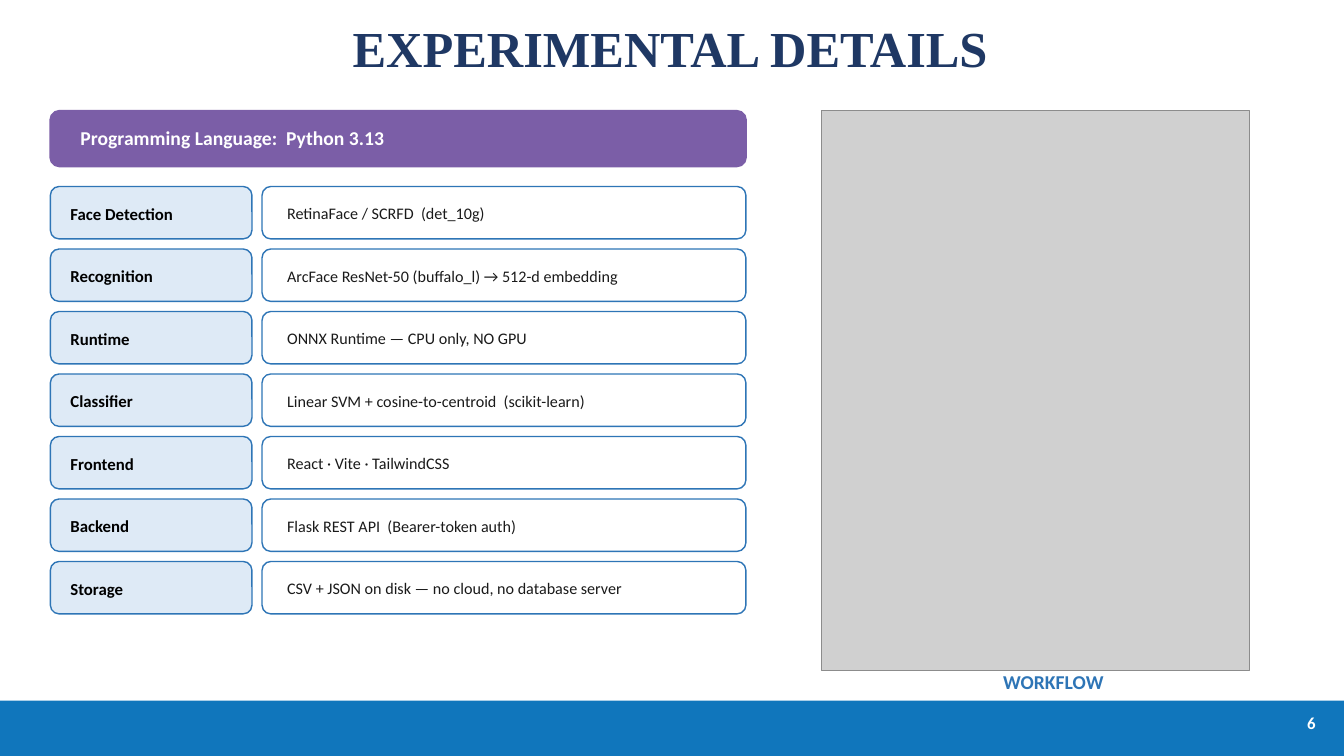
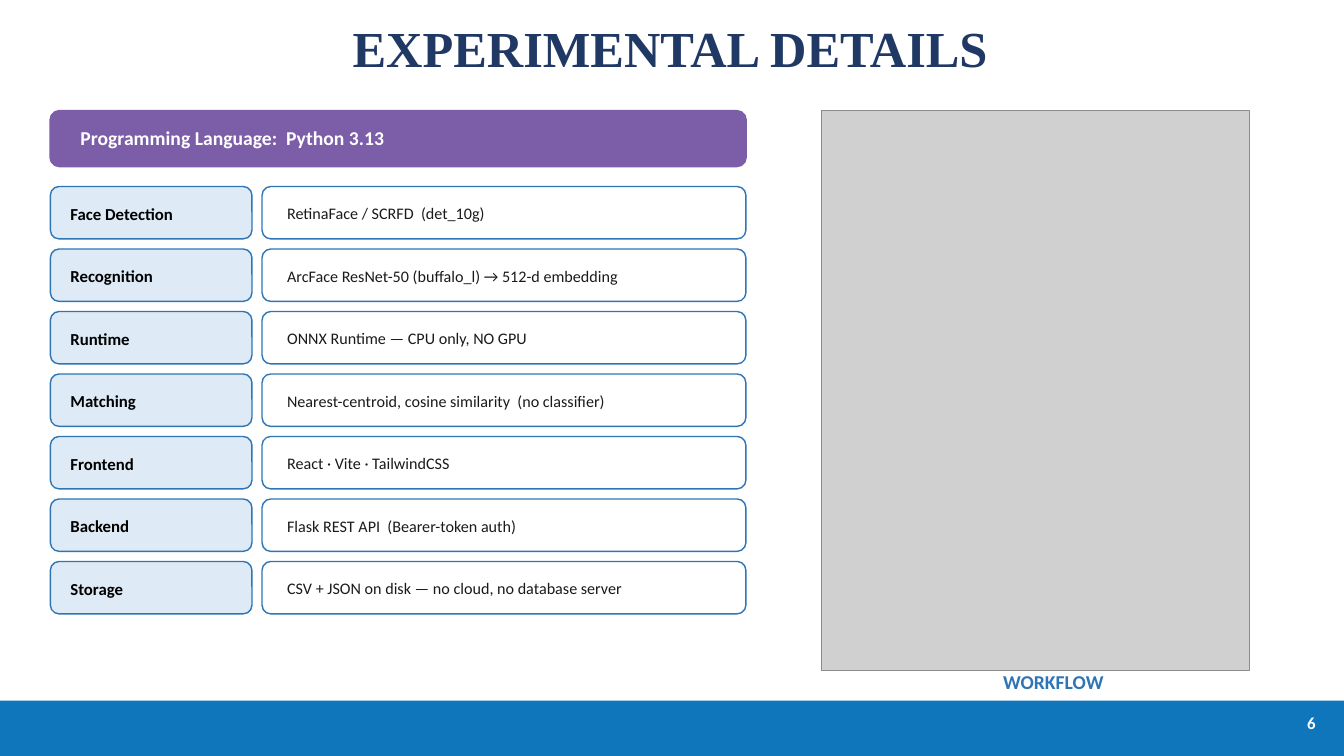
Before and after one commit to SohamBhattacharjee2003/MutiFace-Attendance-System, a slide deck: slide 7 of Server/results/PresenceAI_Presentation.pptx. Drawn at 1344x756 pixels with LibreOffice and Linux fonts; fonts in the diff are those of the drawing; grey boxes stand for pictures. Boxes give left, top, right and bottom in pixels: in the first picture for what was removed or moved away, otherwise in the second. Text is boxed around its words. In the diff, an @@ line names an element or a change of style, - is before the commit and + after.

Commit message:
Fix a 100x error in the ablation chart, and the stale Classifier row
- evaluation.json stores FAR and the false-log rate as FRACTIONS (0.0081 = 0.81%),
  but the chart plotted the raw value on an axis labelled "Error rate (%)" — so the
  bars read 0.008% instead of 0.81%. Scaled by 100.
- The stack table said "Linear SVM + cosine-to-centroid". The SVM is loaded but never
  called: /predict compares the embedding against every centroid directly, because the
  top-2 margin gate needs the runner-up score and an SVM only returns its winner. The
  row now says "Nearest-centroid, cosine similarity (no classifier)".

Both are the same class of bug the generator was meant to prevent — the numbers are
read from the measurement files, but the prose and the chart axes were not, so they
drifted when the code changed underneath them.

```diff
--- a/Server/results/PresenceAI_Presentation.pptx
+++ b/Server/results/PresenceAI_Presentation.pptx
@@ text at bbox=[70, 395, 135, 410]: text changed @@
-Classifier
+Matching
@@ text at bbox=[287, 395, 605, 410]: text changed @@
-Linear SVM + cosine-to-centroid (scikit-learn)
+Nearest-centroid, cosine similarity (no classifier)
```
Also in this commit, not shown: 2 other files.
